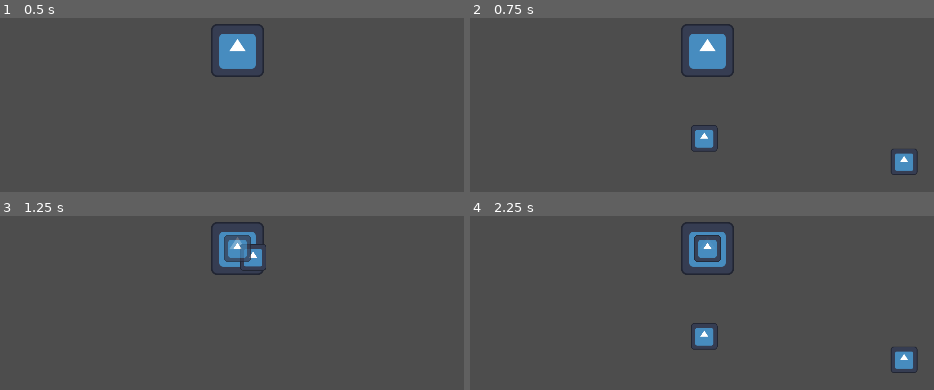
Above: before the commit, frames 1-4 (two rows, left to right).
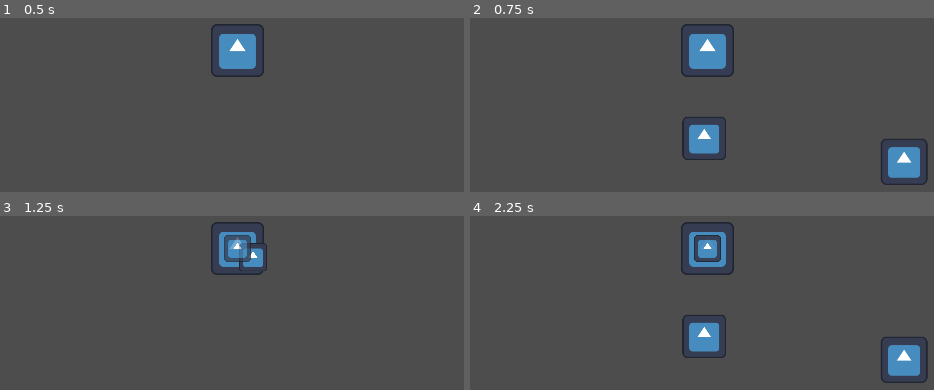
Above: after the commit, the same moments.

Repository: Quarticore/UntitledTomatoGame
Game: Godot game, scene res://scenes/testing.tscn
The game is run twice, just before and just after one commit, with the same random seed, the same clock (stepped at 60 frames per second) and the same inputs. This scene is started directly instead of the project's main scene. The engine's default icon, where the game draws it, is replaced by a stand-in: a white triangle on a blue panel in a dark square.
Inputs (mouse positions are in pixels of both pictures, inside the frame that each line leads up to):
- Up to frame 1 (0.5 s): no input
- Up to frame 2 (0.75 s): tap Enter at 0.5 s; move the mouse to (882, 28) at 0.52 s; hold D (InputRight) from 0.53 s (still down); tap S (InputMiddle) at 0.6 s; click (882, 28) at 0.67 s
- Up to frame 3 (1.25 s): keep holding D (InputRight)
- Up to frame 4 (2.25 s): move the mouse to (548, 271) at 1.27 s; release D (InputRight) at 1.28 s; hold A (InputLeft) 1.28-2.03 s; click (548, 271) at 1.35 s; tap S (InputMiddle) at 1.55, 2.1 s; move the mouse to (outside the picture) at 2.02 s; hold D (InputRight) from 2.03 s (still down)

Frame 1 is identical in both runs. In frame 2, 2.4% of the frame differs, in the area x 45-99%, y 56-96%; in frame 3, 0.2%; in frame 4, 2.4%.

Commit message:
Add size lerp to tomatoes

Diff:
--- a/assets/scripts/tomato.gd
+++ b/assets/scripts/tomato.gd
@@ -1,7 +1,13 @@
 extends Sprite2D
 
 const SPEED: float = 1000.0
+const MAX_SIZE: Vector2 = Vector2(1.0, 1.0)
+const MIN_SIZE: Vector2 = Vector2(0.5, 0.5)
 
+var start_pos: Vector2 = Vector2.ONE:
+	set(value):
+		position = value
+		start_pos = value
 var target: Vector2 = Vector2.ZERO
 
 @onready var timer: Timer = $Timer
@@ -16,9 +22,9 @@
 func _process(delta: float) -> void:
 	position = position.move_toward(target, SPEED * delta)
 
+	scale = MAX_SIZE.lerp(MIN_SIZE, inverse_lerp(start_pos.distance_to(target), 0.0, position.distance_to(target)))
 
 	if not timer.is_stopped():
-		print(timer.time_left)
 		modulate.a = inverse_lerp(0.0, timer.wait_time, timer.time_left)
 
 	if position == target and timer.is_stopped():
--- a/assets/scripts/tomato_shooter.gd
+++ b/assets/scripts/tomato_shooter.gd
@@ -30,5 +30,5 @@
 
 func spawn_at_point(instance: TOMATO, point: Node2D) -> void:
 	add_child(instance)
-	instance.position = point.position
+	instance.start_pos = point.position
 	instance.target = crosshair.position
--- a/scenes/testing.tscn
+++ b/scenes/testing.tscn
@@ -1,22 +1,8 @@
-[gd_scene load_steps=3 format=3 uid="uid://bmxar4fc4m40v"]
+[gd_scene load_steps=2 format=3 uid="uid://bmxar4fc4m40v"]
 
-[ext_resource type="Script" path="res://assets/scripts/tomato_shooter.gd" id="1_7uhox"]
-[ext_resource type="Texture2D" uid="uid://cp1ayvxq1h4b0" path="res://icon.svg" id="2_ki8ey"]
+[ext_resource type="PackedScene" uid="uid://cswvepkr1um18" path="res://scenes/tomato_shooter.tscn" id="1_scvc2"]
 
 [node name="Testing" type="Node2D"]
 position = Vector2(960, 540)
 
-[node name="TomatoShooter" type="Node2D" parent="."]
-script = ExtResource("1_7uhox")
-
-[node name="TomatoSpawnLeft" type="Node2D" parent="TomatoShooter"]
-position = Vector2(-662, 356)
-
-[node name="TomatoSpawnMiddle" type="Node2D" parent="TomatoShooter"]
-position = Vector2(-12, 328)
-
-[node name="TomatoSpawnRight" type="Node2D" parent="TomatoShooter"]
-position = Vector2(632, 358)
-
-[node name="Crosshair" type="Sprite2D" parent="TomatoShooter"]
-texture = ExtResource("2_ki8ey")
+[node name="TomatoShooter" parent="." instance=ExtResource("1_scvc2")]
